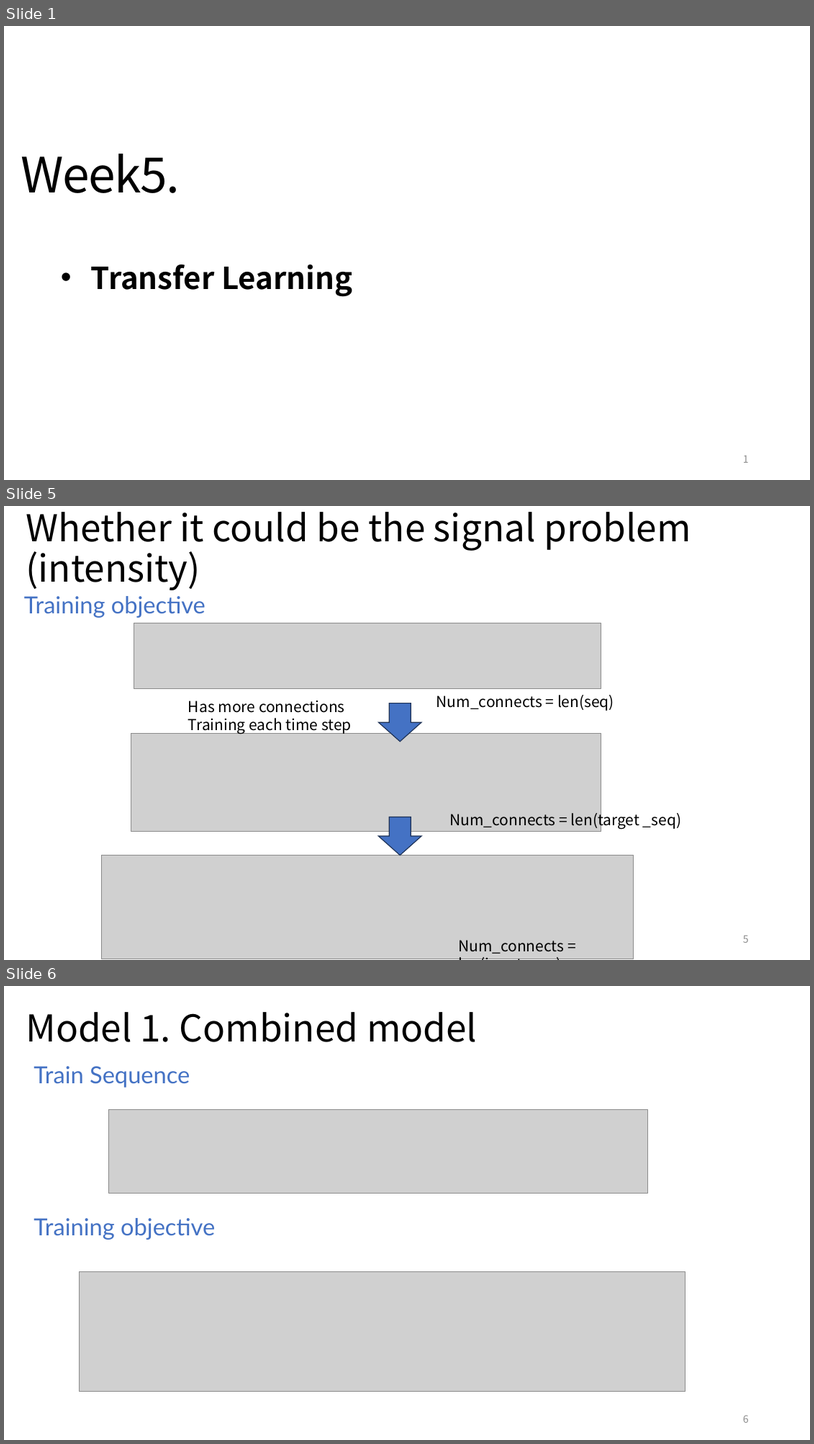
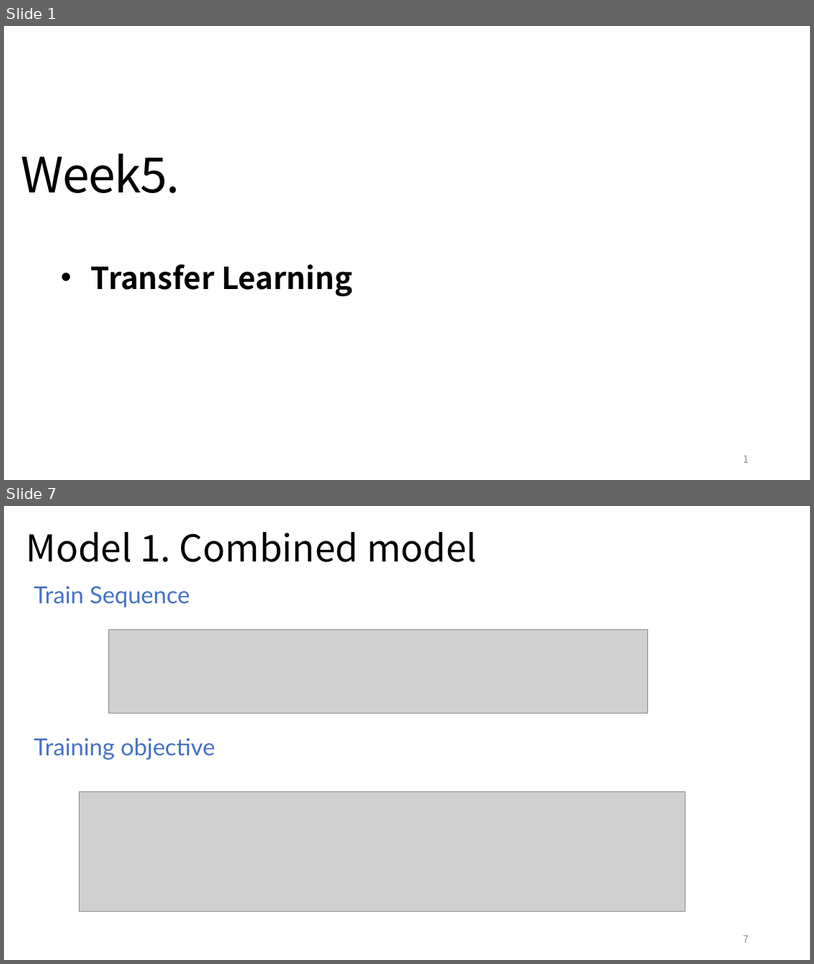
Before and after one commit to YunlongLin0125/Recommender-System, a slide deck: week5/Dissertation_5.pptx. Shown one above the other, each under a label of ours: slides 1, 5 and 6 before the commit, slides 1 and 7 after it; the slides between them are not shown. The pictures are 814x1444 and 814x964 pixels, drawn with LibreOffice and Linux fonts; fonts in the diff are those of the drawing; grey boxes stand for pictures. Boxes give left, top, right and bottom in pixels: in the first picture for what was removed or moved away, otherwise in the second. Text is boxed around its words. In the diff, an @@ line names an element or a change of style, - is before the commit and + after.

```diff
--- a/week5/Dissertation_5.pptx
+++ b/week5/Dissertation_5.pptx
@@ slide 5 removed at [4,506,810,960], background #FFFFFF @@
@@ title removed at [26,512,692,590] @@
-Whether it could be the signal problem (intensity)
@@ text removed at [24,596,206,618] @@
-Training objective
@@ picture removed at [134,623,601,689] @@
@@ text removed at [437,695,615,710] @@
-Num_connects = len(seq)
@@ text removed at [188,700,352,734] @@
-Has more connections
-Training each time step
@@ down arrow removed at [378,703,422,741] @@
@@ picture removed at [131,733,602,831] @@
@@ down arrow removed at [378,817,422,855] @@
@@ text removed at [450,813,682,829] @@
-Num_connects = len(input_seq)
@@ text removed at [571,810,640,829] @@
-Num_connects = len(target _seq)
@@ picture removed at [101,855,634,959] @@
@@ page number removed at [743,935,749,942] @@
-5
@@ what was slide 6 is now slide 7 @@
@@ page number at [743,935,749,942]: text changed @@
-6
+7
```
Also in this commit, not shown: 1 slide changed, 4 slides added, 2 other slides removed, 3 other files.
